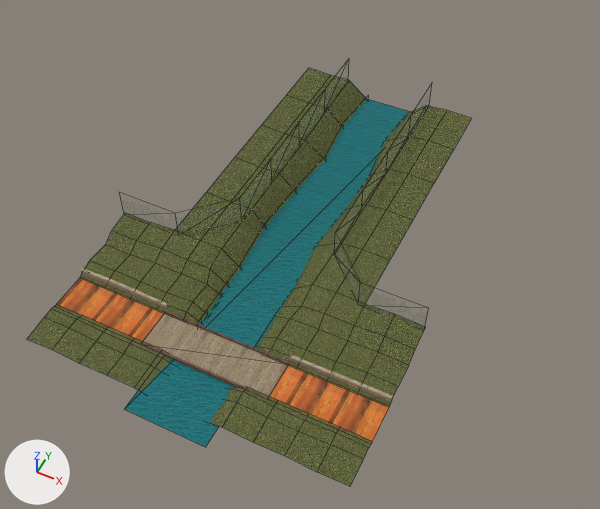
Renders of the FBX model ClientProject/Assets/Meshes/Terrains/terr_ponyville_river.FBX from each side of a commit.
Before and after are seen from a camera (50 mm lens) standing at (4.11, -5.52, 9.68) and looking at (-0.06, 2.82, -0.75). Lighting does not change. The marker at lower left points along +X, +Y and +Z. Mesh edges are drawn as thin lines on the coarser meshes. Where no turn or scale is listed for an object, it has been applied to the vertices.

Objects in the first picture: 'Box01', 'grass', 'grass01', 'road', 'road01', 'water'.
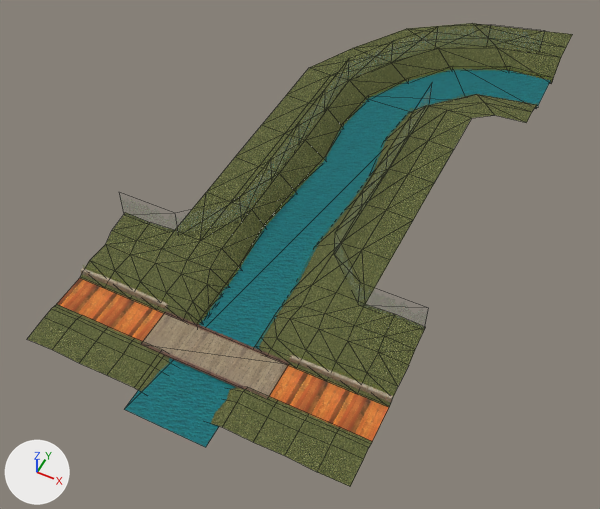
The edits, one by one:
me_grass01_ncl1_1 is used by ob_grass01; location (0.0, 0.5, 0.0).
me_grass01_ncl1_1 had 112 vertices, 80 faces and spanned x -2.54..2.54, y -0.2..5.82, z -0.08..0.28.
me_grass01_ncl1_1 now has 136 vertices, 196 faces and spans x -2.54..2.57, y -0.2..9.16, z -0.08..0.28.
Part 1, on me_grass01_ncl1_1:
80 faces are deleted.
24 vertices are added at x -1.15..2.57, y 6.06..9.16, z -0.08..0.28.
196 new faces join them.
me_water_ncl1_1 is used by ob_water; location (0.0, 2.51, -0.03).
Verts and faces of me_water_ncl1_1; kept vertices keep their numbers, new ones are numbered from 4.
Before the commit, vertices of me_water_ncl1_1: 2 (-0.63, 3.81, 0.0), 3 (0.63, 3.81, 0.0).
me_water_ncl1_1 had 4 vertices, 2 faces and spanned x -0.63..0.63, y -3.81..3.81, z 0.0.
me_water_ncl1_1 now has 8 vertices, 6 faces and spans x -0.63..2.53, y -3.81..6.04, z 0.0.
Part 2, on me_water_ncl1_1:
New vertex 4 is at (1.29, 4.61, 0.0).
New vertex 5 is at (0.59, 5.65, 0.0).
New vertex 6 is at (2.53, 4.94, 0.0), pixel (536, 108).
New vertex 7 is at (2.53, 6.04, 0.0).
New faces: (2, 4, 5), (2, 3, 4), (5, 6, 7), (4, 6, 5).
Mesh me_forborder17_ncl1_1 is new.
It has 4 vertices, 2 faces and spans x -0.491..0.491, y -0.131..0.131, z -0.254..0.254.
It uses material mat_rocks.
Mesh me_forborder14_ncl1_1 is new.
It has 4 vertices, 2 faces and spans x -0.254..0.254, y -0.44..0.44, z -0.254..0.254.
It uses material mat_rocks.
Mesh me_forborder16_ncl1_1 is new.
It has 4 vertices, 2 faces and spans x -0.44..0.44, y -0.254..0.254, z -0.254..0.254.
It uses material mat_rocks.
Mesh me_forborder15_ncl1_1 is new.
It has 4 vertices, 2 faces and spans x -0.291..0.291, y -0.416..0.416, z -0.254..0.254.
It uses material mat_rocks.
Object 'forBorder17' (ob_forborder17) is new; it shows me_forborder17_ncl1_1.
Its location is (1.66, 8.68, 0.49).
Object 'forBorder14' (ob_forborder14) is new; it shows me_forborder14_ncl1_1.
Its location is (-0.55, 6.77, 0.49).
Object 'forBorder16' (ob_forborder16) is new; it shows me_forborder16_ncl1_1.
Its location is (0.73, 8.29, 0.49).
Object 'forBorder15' (ob_forborder15) is new; it shows me_forborder15_ncl1_1.
Its location is (-0.01, 7.62, 0.49).

Changed parts and their boxes (x1, y1, x2, y2) in the pictures (600 x 509 px):
'grass01', reshaped (26% wider, 13% taller)
    before: (80, 68, 471, 407)
    after: (80, 23, 572, 407)
'water', reshaped (49% wider, 9% taller)
    before: (124, 99, 410, 447)
    after: (124, 69, 551, 447)
'forBorder17', added
    after: (488, 27, 545, 51)
'forBorder16', added
    after: (437, 27, 489, 46)
'forBorder15', added
    after: (392, 33, 437, 60)
'forBorder14', added
    after: (348, 45, 393, 75)
part 2 of me_water_ncl1_1, added (cyan)
    after: (368, 69, 551, 112)
